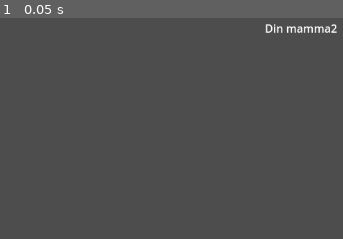
Above: before the commit, frame 1.
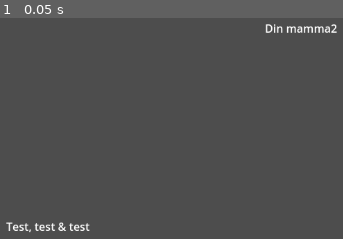
Above: after the commit, the same moment.

Repository: Goldstar32/TMMGame
Game: Godot game, scene res://main.tscn
Two runs of this game, one before a commit and one after it. Both use one fixed random seed, a clock stepped at 60 frames per second and the inputs below. The project has no main scene, so this scene is started directly.
Inputs:
- Up to frame 1 (0.05 s): no input

The runs differ from the first frame. In frame 1, 0.5% of the frame differs, in the area x 1-27%, y 92-97%.

Commit message:
simons-test
Simon testar hur det fungerar.

Diff:
--- a/main.tscn
+++ b/main.tscn
@@ -8,3 +8,10 @@
 offset_right = 708.0
 offset_bottom = 218.0
 text = "Din mamma2"
+
+[node name="Label" type="Label" parent="."]
+offset_left = 120.0
+offset_top = 409.0
+offset_right = 584.0
+offset_bottom = 436.0
+text = "Test, test & test"
